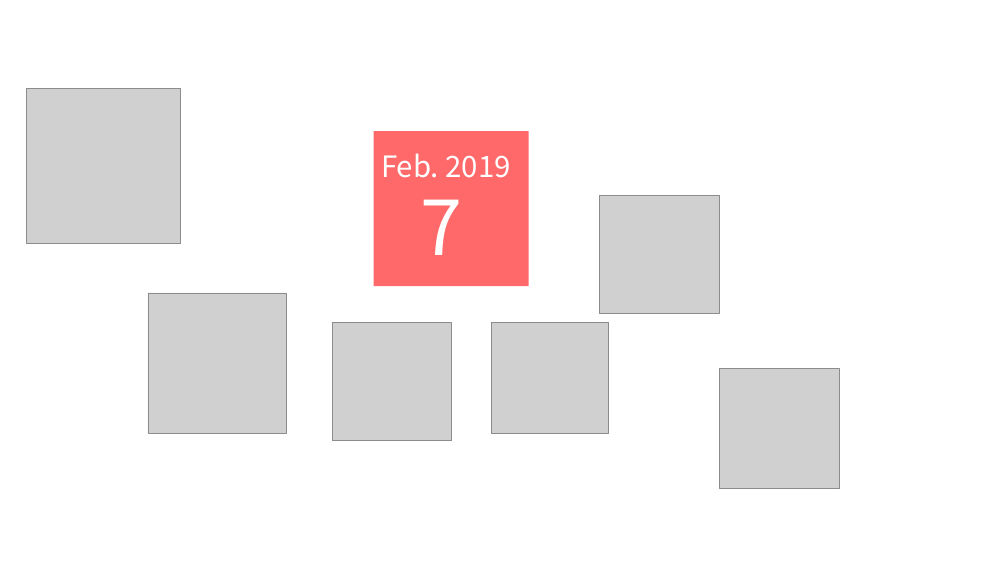
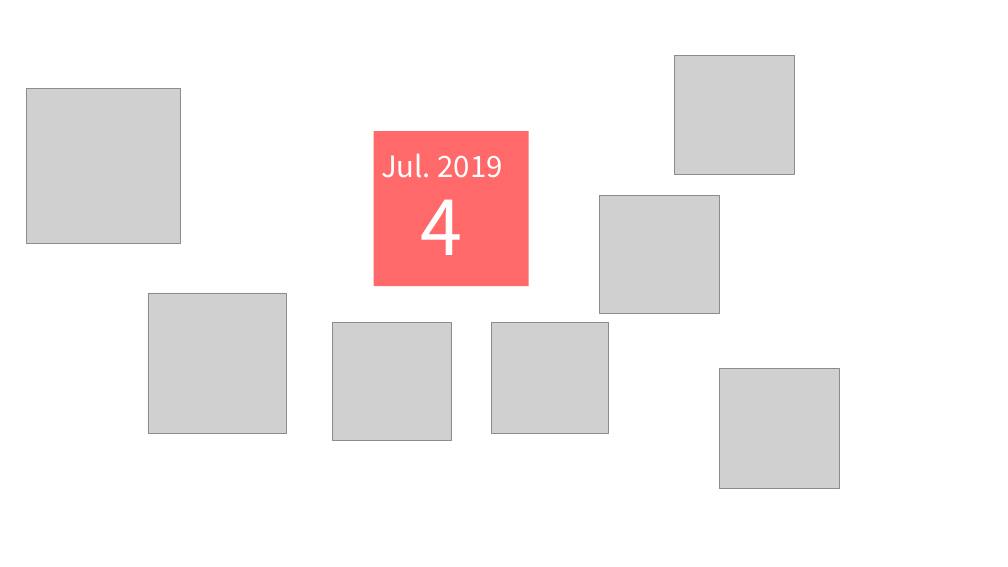
Before and after one commit to YuanJ-i/website, a slide deck: slide 1 of images/home/Recent news/ppt.pptx. Drawn at 1008x567 pixels with LibreOffice and Linux fonts; fonts in the diff are those of the drawing; grey boxes stand for pictures. Boxes give left, top, right and bottom in pixels: in the first picture for what was removed or moved away, otherwise in the second. Text is boxed around its words. In the diff, an @@ line names an element or a change of style, - is before the commit and + after.

```diff
--- a/images/home/Recent news/ppt.pptx
+++ b/images/home/Recent news/ppt.pptx
@@ picture added at (675, 56, 795, 175) @@
@@ text at (381, 153, 503, 178): text changed @@
-Feb. 2019
+Jul. 2019
@@ text at (420, 199, 462, 255): text changed @@
-7
+4
```
Also in this commit, not shown: 3 other files.
